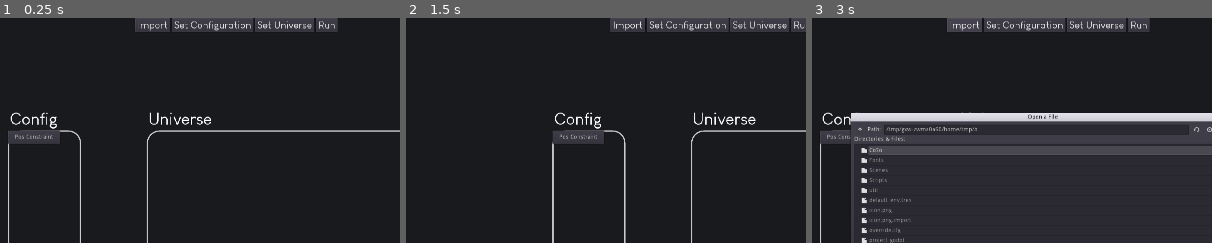
Above: before the commit, frames 1-3 (left to right).
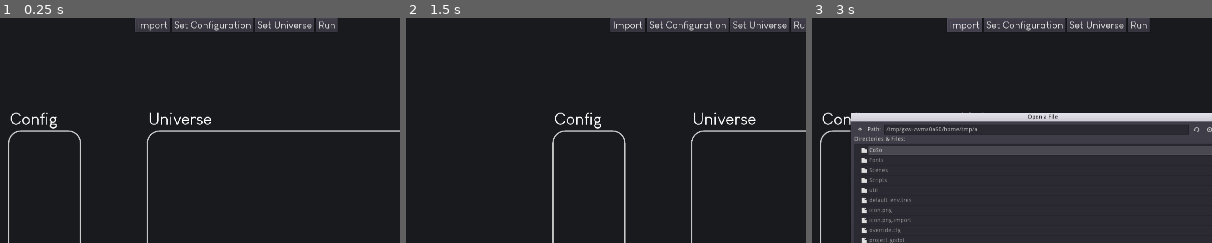
Above: after the commit, the same moments.

Repository: Mickaly13X/wv_project
Game: Godot game, scene res://Scenes/Main.tscn
The game is run twice, just before and just after one commit, with the same random seed, the same clock (stepped at 60 frames per second) and the same inputs.
Inputs (mouse positions are % of the whole screen's width and height, from its top left):
- Up to frame 1 (0.25 s): no input
- Up to frame 2 (1.5 s): click ">" at 0.5 s; click (8, 52) at 1.27 s; type "12" at 1.35 s
- Up to frame 3 (3 s): click "<" at 2 s; click "Import" at 2.75 s
The pictures show only the part of the screen within x 21-71%, y 0-50%; the shares and areas given below are measured in that part.

The runs differ from the first frame. In frame 1, 0.8% of the frame differs, in the area x 2-15%, y 49-56%; in frame 2, 0.8%; in frame 3, 0.5%.

Commit message:
menu size constr

Diff:
--- a/Visualizer/Scenes/Config.tscn
+++ b/Visualizer/Scenes/Config.tscn
@@ -33,6 +33,7 @@
 [node name="Elements" type="Node2D" parent="."]
 
 [node name="Menu" type="Node2D" parent="."]
+visible = false
 
 [node name="Buttons" type="VBoxContainer" parent="Menu"]
 margin_right = 124.0
--- a/Visualizer/Scenes/Main.tscn
+++ b/Visualizer/Scenes/Main.tscn
@@ -669,6 +669,127 @@
 }
 
 [node name="MenuPosConstraint" type="PopupDialog" parent="Popups"]
+anchor_left = 0.5
+anchor_top = 0.5
+anchor_right = 0.5
+anchor_bottom = 0.5
+margin_left = -277.0
+margin_top = -109.0
+margin_right = 278.0
+margin_bottom = 169.0
+rect_min_size = Vector2( 296, 128 )
+custom_styles/panel = SubResource( 3 )
+popup_exclusive = true
+__meta__ = {
+"_edit_use_anchors_": false
+}
+
+[node name="VBox" type="VBoxContainer" parent="Popups/MenuPosConstraint"]
+anchor_right = 1.0
+anchor_bottom = 1.0
+margin_left = 32.0
+margin_top = 32.0
+margin_right = -32.0
+margin_bottom = -32.0
+__meta__ = {
+"_edit_use_anchors_": false
+}
+
+[node name="Title" type="Label" parent="Popups/MenuPosConstraint/VBox"]
+margin_right = 491.0
+margin_bottom = 46.0
+custom_fonts/font = ExtResource( 5 )
+text = "Add a Position Constraint"
+align = 1
+valign = 1
+__meta__ = {
+"_edit_use_anchors_": false
+}
+
+[node name="Items" type="GridContainer" parent="Popups/MenuPosConstraint/VBox"]
+margin_top = 50.0
+margin_right = 491.0
+margin_bottom = 126.0
+size_flags_horizontal = 3
+size_flags_vertical = 3
+custom_constants/vseparation = 16
+custom_constants/hseparation = 16
+columns = 4
+__meta__ = {
+"_edit_use_anchors_": false
+}
+
+[node name="SelectDomain" type="Label" parent="Popups/MenuPosConstraint/VBox/Items"]
+margin_top = 5.0
+margin_right = 89.0
+margin_bottom = 33.0
+custom_fonts/font = ExtResource( 4 )
+text = "Domain:"
+__meta__ = {
+"_edit_use_anchors_": false
+}
+
+[node name="DomainInput" type="MenuButton" parent="Popups/MenuPosConstraint/VBox/Items"]
+margin_left = 105.0
+margin_right = 288.0
+margin_bottom = 38.0
+rect_min_size = Vector2( 64, 38 )
+size_flags_horizontal = 0
+custom_fonts/font = ExtResource( 4 )
+text = "-Select Domain-"
+flat = false
+__meta__ = {
+"_edit_use_anchors_": false
+}
+
+[node name="ConstraintLabel" type="Label" parent="Popups/MenuPosConstraint/VBox"]
+margin_top = 130.0
+margin_right = 491.0
+margin_bottom = 158.0
+custom_fonts/font = ExtResource( 4 )
+text = "Constraint:"
+autowrap = true
+__meta__ = {
+"_edit_use_anchors_": false
+}
+
+[node name="Filler" type="Label" parent="Popups/MenuPosConstraint/VBox"]
+margin_top = 162.0
+margin_right = 491.0
+margin_bottom = 176.0
+
+[node name="Buttons" type="HBoxContainer" parent="Popups/MenuPosConstraint/VBox"]
+margin_top = 180.0
+margin_right = 491.0
+margin_bottom = 214.0
+custom_constants/separation = 256
+alignment = 1
+
+[node name="CancelButton" type="Button" parent="Popups/MenuPosConstraint/VBox/Buttons"]
+margin_left = 42.0
+margin_right = 126.0
+margin_bottom = 34.0
+focus_mode = 0
+custom_fonts/font = ExtResource( 4 )
+enabled_focus_mode = 0
+text = "Cancel"
+__meta__ = {
+"_edit_use_anchors_": false
+}
+
+[node name="DoneButton" type="Button" parent="Popups/MenuPosConstraint/VBox/Buttons"]
+margin_left = 382.0
+margin_right = 448.0
+margin_bottom = 34.0
+focus_mode = 0
+custom_fonts/font = ExtResource( 4 )
+enabled_focus_mode = 0
+text = "Done"
+__meta__ = {
+"_edit_use_anchors_": false
+}
+
+[node name="MenuSizeConstraint2" type="PopupDialog" parent="Popups"]
 visible = true
 anchor_left = 0.5
 anchor_top = 0.5
@@ -685,7 +806,7 @@
 "_edit_use_anchors_": false
 }
 
-[node name="VBox" type="VBoxContainer" parent="Popups/MenuPosConstraint"]
+[node name="VBox" type="VBoxContainer" parent="Popups/MenuSizeConstraint2"]
 anchor_right = 1.0
 anchor_bottom = 1.0
 margin_left = 32.0
@@ -696,18 +817,18 @@
 "_edit_use_anchors_": false
 }
 
-[node name="Title" type="Label" parent="Popups/MenuPosConstraint/VBox"]
+[node name="Title" type="Label" parent="Popups/MenuSizeConstraint2/VBox"]
 margin_right = 491.0
 margin_bottom = 46.0
 custom_fonts/font = ExtResource( 5 )
-text = "Add a Position Constraint"
+text = "Set Size Constraints"
 align = 1
 valign = 1
 __meta__ = {
 "_edit_use_anchors_": false
 }
 
-[node name="Items" type="GridContainer" parent="Popups/MenuPosConstraint/VBox"]
+[node name="Items" type="GridContainer" parent="Popups/MenuSizeConstraint2/VBox"]
 margin_top = 50.0
 margin_right = 491.0
 margin_bottom = 126.0
@@ -715,12 +836,13 @@
 size_flags_vertical = 3
 custom_constants/vseparation = 16
 custom_constants/hseparation = 16
-columns = 4
-__meta__ = {
-"_edit_use_anchors_": false
-}
-
-[node name="SelectDomain" type="Label" parent="Popups/MenuPosConstraint/VBox/Items"]
+columns = 3
+__meta__ = {
+"_edit_use_anchors_": false
+}
+
+[node name="SelectDomain" type="Label" parent="Popups/MenuSizeConstraint2/VBox/Items"]
+visible = false
 margin_top = 5.0
 margin_right = 89.0
 margin_bottom = 33.0
@@ -730,9 +852,8 @@
 "_edit_use_anchors_": false
 }
 
-[node name="DomainInput" type="MenuButton" parent="Popups/MenuPosConstraint/VBox/Items"]
-margin_left = 105.0
-margin_right = 288.0
+[node name="DomainInput" type="MenuButton" parent="Popups/MenuSizeConstraint2/VBox/Items"]
+margin_right = 183.0
 margin_bottom = 38.0
 rect_min_size = Vector2( 64, 38 )
 size_flags_horizontal = 0
@@ -743,7 +864,33 @@
 "_edit_use_anchors_": false
 }
 
-[node name="ConstraintLabel" type="Label" parent="Popups/MenuPosConstraint/VBox"]
+[node name="OperatorInput" type="MenuButton" parent="Popups/MenuSizeConstraint2/VBox/Items"]
+margin_left = 199.0
+margin_right = 263.0
+margin_bottom = 38.0
+rect_min_size = Vector2( 64, 38 )
+size_flags_horizontal = 0
+custom_fonts/font = ExtResource( 4 )
+flat = false
+__meta__ = {
+"_edit_use_anchors_": false
+}
+
+[node name="IntInput" type="LineEdit" parent="Popups/MenuSizeConstraint2/VBox/Items"]
+margin_left = 279.0
+margin_right = 491.0
+margin_bottom = 38.0
+rect_min_size = Vector2( 128, 24 )
+size_flags_horizontal = 3
+custom_fonts/font = ExtResource( 4 )
+max_length = 20
+placeholder_text = "Size"
+caret_blink = true
+__meta__ = {
+"_edit_use_anchors_": false
+}
+
+[node name="ConstraintLabel" type="Label" parent="Popups/MenuSizeConstraint2/VBox"]
 margin_top = 130.0
 margin_right = 491.0
 margin_bottom = 158.0
@@ -754,19 +901,19 @@
 "_edit_use_anchors_": false
 }
 
-[node name="Filler" type="Label" parent="Popups/MenuPosConstraint/VBox"]
+[node name="Filler" type="Label" parent="Popups/MenuSizeConstraint2/VBox"]
 margin_top = 162.0
 margin_right = 491.0
 margin_bottom = 176.0
 
-[node name="Buttons" type="HBoxContainer" parent="Popups/MenuPosConstraint/VBox"]
+[node name="Buttons" type="HBoxContainer" parent="Popups/MenuSizeConstraint2/VBox"]
 margin_top = 180.0
 margin_right = 491.0
 margin_bottom = 214.0
 custom_constants/separation = 256
 alignment = 1
 
-[node name="CancelButton" type="Button" parent="Popups/MenuPosConstraint/VBox/Buttons"]
+[node name="CancelButton" type="Button" parent="Popups/MenuSizeConstraint2/VBox/Buttons"]
 margin_left = 42.0
 margin_right = 126.0
 margin_bottom = 34.0
@@ -778,7 +925,7 @@
 "_edit_use_anchors_": false
 }
 
-[node name="DoneButton" type="Button" parent="Popups/MenuPosConstraint/VBox/Buttons"]
+[node name="DoneButton" type="Button" parent="Popups/MenuSizeConstraint2/VBox/Buttons"]
 margin_left = 382.0
 margin_right = 448.0
 margin_bottom = 34.0
@@ -842,9 +989,9 @@
 window_title = "Open een Bestand"
 mode = 0
 access = 2
-current_dir = "/Users/Joran/Git/wv_project/Visualizer"
+current_dir = "/Users/erickim/wv_project/Visualizer"
 current_file = "~"
-current_path = "/Users/Joran/Git/wv_project/Visualizer/~"
+current_path = "/Users/erickim/wv_project/Visualizer/~"
 __meta__ = {
 "_edit_use_anchors_": false
 }
@@ -871,4 +1018,6 @@
 [connection signal="button_up" from="Popups/MenuGroup/VBox/Buttons/Group" to="." method="group"]
 [connection signal="button_up" from="Popups/MenuPosConstraint/VBox/Buttons/CancelButton" to="." method="toggle_menu_pos_constraint" binds= [ false ]]
 [connection signal="button_up" from="Popups/MenuPosConstraint/VBox/Buttons/DoneButton" to="." method="check_pos_constraint"]
+[connection signal="button_up" from="Popups/MenuSizeConstraint2/VBox/Buttons/CancelButton" to="." method="toggle_menu_pos_constraint" binds= [ false ]]
+[connection signal="button_up" from="Popups/MenuSizeConstraint2/VBox/Buttons/DoneButton" to="." method="check_pos_constraint"]
 [connection signal="file_selected" from="Popups/OpenFile" to="." method="_on_cola_file_selected"]
--- a/Visualizer/Scripts/classes.gd
+++ b/Visualizer/Scripts/classes.gd
@@ -220,7 +220,6 @@
 		for i in pos_constraints:
 			cola += "\n{name}[{i}] = {domain};".format({"name" : config.get_name(), "i" : int(i), "domain" : pos_constraints[i].get_name()})
 
-
 		return cola
 
 
Not shown, changed: .DS_Store
